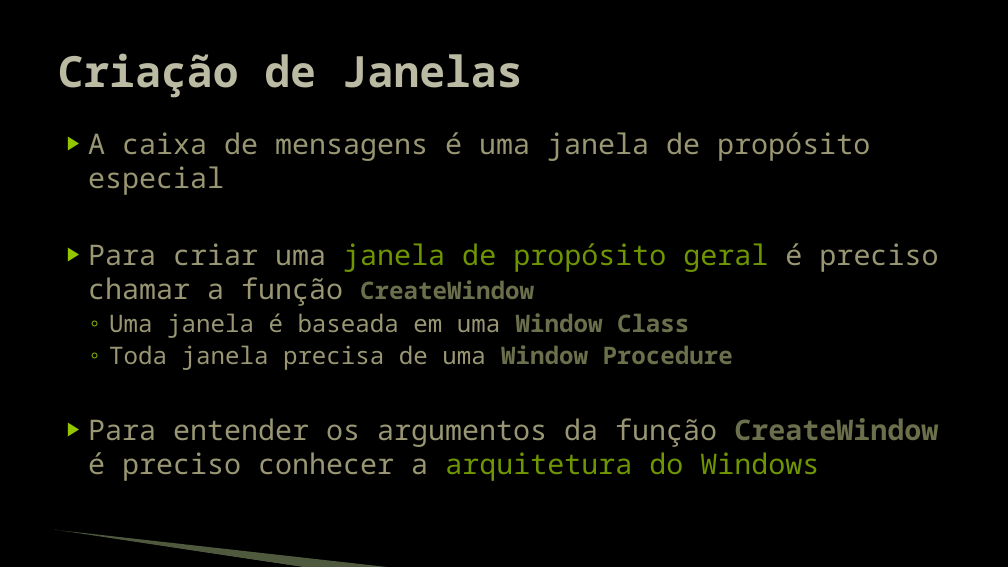
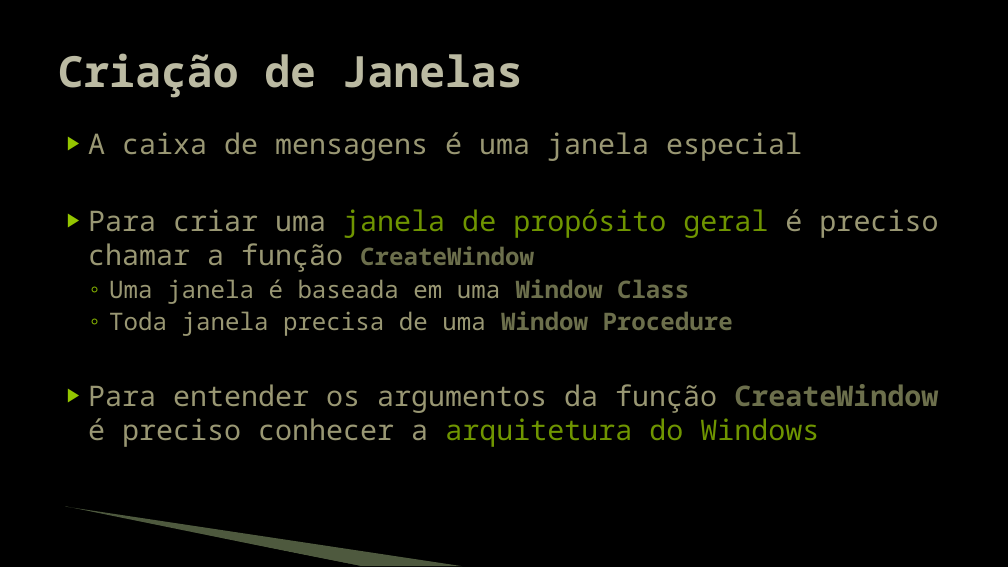
Before and after one commit to JudsonSS/Jogos, a slide deck: slide 27 of Slides/01. Programação Windows.pptx. Drawn at 1008x567 pixels with LibreOffice and Linux fonts; fonts in the diff are those of the drawing; background and template pictures are left out. Boxes give left, top, right and bottom in pixels: in the first picture for what was removed or moved away, otherwise in the second. Text is boxed around its words. In the diff, an @@ line names an element or a change of style, - is before the commit and + after.

```diff
--- a/Slides/01. Programação Windows.pptx
+++ b/Slides/01. Programação Windows.pptx
@@ text at <box>88,132,802,161</box>: text changed @@
-▶ A caixa de mensagens é uma janela de propósito especial
+▶ A caixa de mensagens é uma janela especial
@@ freeform shape: place and size @@
-freeform shape at <box>54,531,306,567</box>
+freeform shape at <box>64,508,360,566</box>
@@ freeform shape: place and size @@
-freeform shape at <box>55,530,393,567</box>
+freeform shape at <box>66,507,463,566</box>
```
Also in this commit, not shown: 43 other slides changed, 1 other file.
